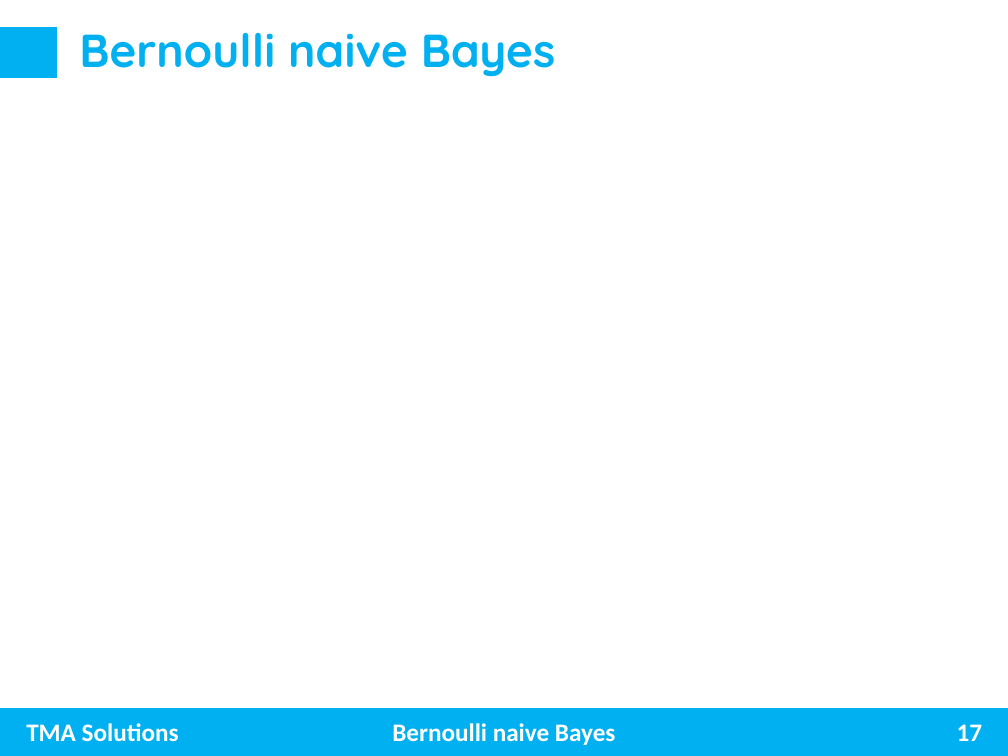
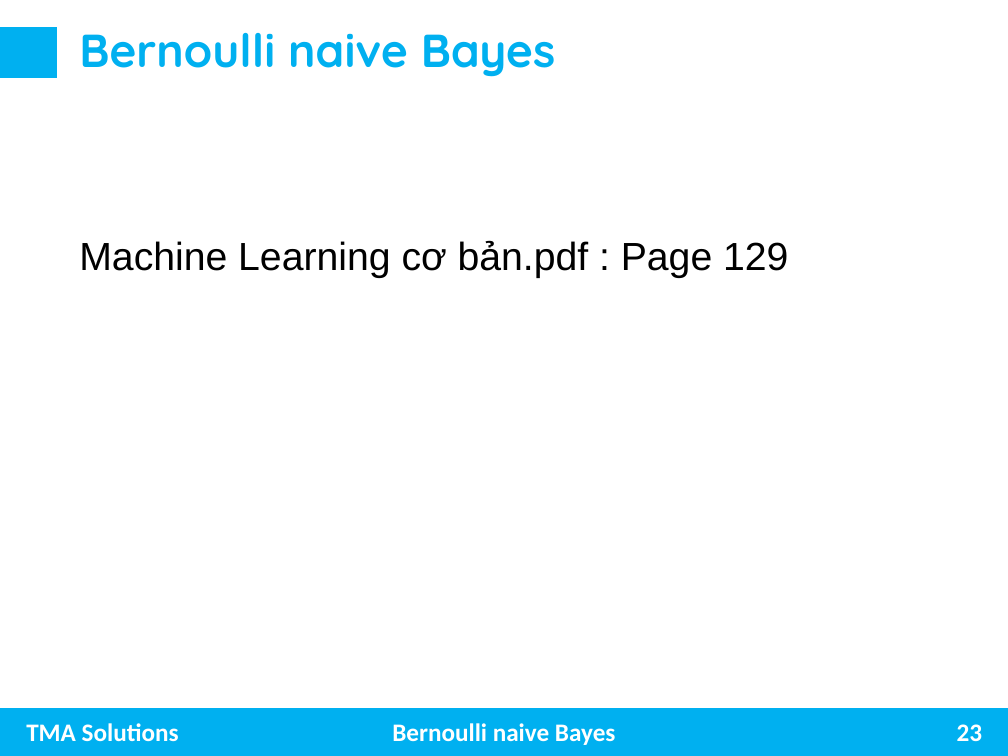
Before and after one commit to trungnghia2009/MachineLearning, a slide deck: slide 23 of Naive Bayes.pptx (slide 17 before the commit). Drawn at 1008x756 pixels with LibreOffice and Linux fonts; fonts in the diff are those of the drawing. Boxes give left, top, right and bottom in pixels: in the first picture for what was removed or moved away, otherwise in the second. Text is boxed around its words. In the diff, an @@ line names an element or a change of style, - is before the commit and + after.

Commit message:
update naive Bayes

```diff
--- a/Naive Bayes.pptx
+++ b/Naive Bayes.pptx
@@ text added at (79,240,788,278), 28 pt, text #000000 @@
+Machine Learning cơ bản.pdf : Page 129
@@ page number at (957,724,983,741): text changed @@
-17
+23
```
Also in this commit, not shown: 8 other slides changed, 7 slides added.
